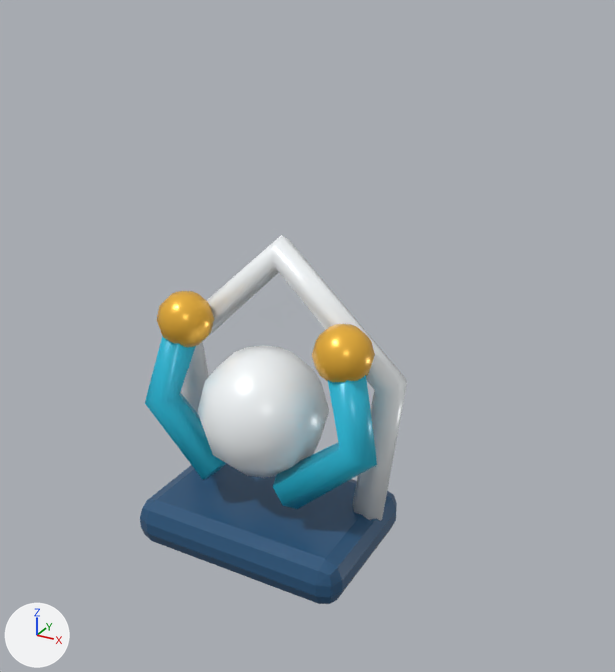
An edit to the Blender file art/catalog/pearl_diver/pearl_diver.blend, drawn before and after from the same camera.
One viewpoint serves both versions: a 50 mm lens placed at (1.94, -3.13, 2.75), pointed at (0.19, 0.06, 1.15). Arrows for +X, +Y and +Z are at lower left; the lights stay in place. The picture after the commit comes second.

Names of what the first picture shows: 'pearl_diver__DiverClaw_teal_05', 'pearl_diver__DiverClaw_teal_06', 'pearl_diver__DiverPearl_pearl_03', 'pearl_diver__Fixed_dark_01', 'pearl_diver__Fixed_gold_02', 'pearl_diver__Fixed_pearl_04'.
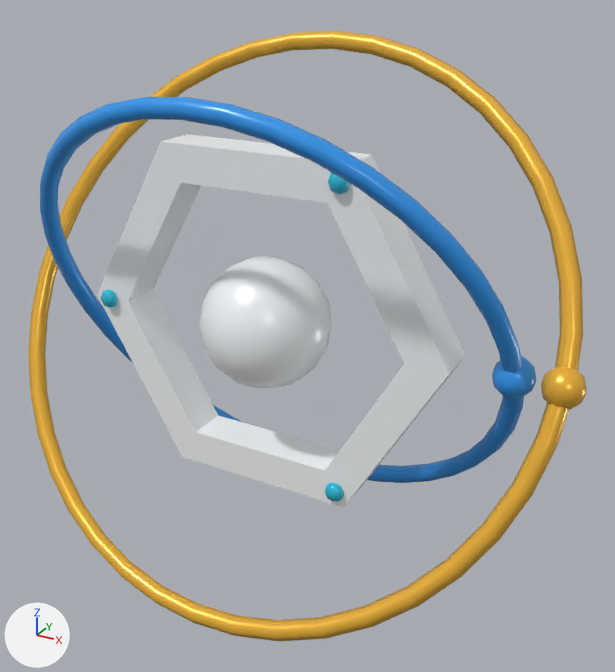
Changed parts and their boxes (x1, y1, x2, y2) in the pictures (615 x 672 px):
'pearl_diver__HexRing_pearl_04', added
    after: (97, 134, 466, 507)
'pearl_diver__OrbitGold_gold_02', added
    after: (28, 31, 587, 641)
'pearl_diver__DiverPearl_pearl_03', moved
    before: (197, 345, 329, 478)
    after: (199, 256, 332, 388)
'pearl_diver__OrbitBlue_blue_01', added
    after: (40, 97, 536, 483)
'pearl_diver__Fixed_dark_01', deleted (blue)
    before: (140, 463, 397, 604)
'pearl_diver__Fixed_pearl_04', deleted
    before: (181, 235, 407, 521)
'pearl_diver__DiverClaw_teal_06', deleted (cyan)
    before: (273, 375, 377, 509)
'pearl_diver__Fixed_gold_02', deleted (orange)
    before: (157, 291, 375, 382)
'pearl_diver__DiverClaw_teal_05', deleted (cyan)
    before: (145, 336, 226, 480)
'pearl_diver__HexRing_teal_05', added
    after: (101, 172, 350, 502)

Diff of the bpy script that builds the scene:
```diff
--- a/art/catalog/pearl_diver/pearl_diver.blend.py
+++ b/art/catalog/pearl_diver/pearl_diver.blend.py
@@ ob_pearl_diver__fixed_dark_01 @@
-ob_pearl_diver__fixed_dark_01 = bpy.data.objects.new('pearl_diver__Fixed_dark_01', me_pearl_diver__fixed_dark_01)
@@ ob_pearl_diver__fixed_pearl_04 @@
-ob_pearl_diver__fixed_pearl_04 = bpy.data.objects.new('pearl_diver__Fixed_pearl_04', me_pearl_diver__fixed_pearl_04)
@@ ob_pearl_diver__diverpearl_pearl_03 @@
 ob_pearl_diver__diverpearl_pearl_03 = bpy.data.objects.new('pearl_diver__DiverPearl_pearl_03', me_pearl_diver__diverpearl_pearl_03)
-ob_pearl_diver__diverpearl_pearl_03.location = (0.0, -0.04, 0.75)
+ob_pearl_diver__diverpearl_pearl_03.location = (0.0, 0.0, 1.2)
@@ ob_pearl_diver__diverclaw_teal_05 @@
-ob_pearl_diver__diverclaw_teal_05 = bpy.data.objects.new('pearl_diver__DiverClaw_teal_05', me_pearl_diver__diverclaw_teal_05)
@@ ob_pearl_diver__fixed_gold_02 @@
-ob_pearl_diver__fixed_gold_02 = bpy.data.objects.new('pearl_diver__Fixed_gold_02', me_pearl_diver__fixed_gold_02)
@@ ob_pearl_diver__diverclaw_teal_06 @@
-ob_pearl_diver__diverclaw_teal_06 = bpy.data.objects.new('pearl_diver__DiverClaw_teal_06', me_pearl_diver__diverclaw_teal_06)
@@ ob_pearl_diver__hexring_teal_05 @@
+ob_pearl_diver__hexring_teal_05 = bpy.data.objects.new('pearl_diver__HexRing_teal_05', me_pearl_diver__hexring_teal_05)  # 78 vertices, 144 faces; spans x -0.69..0.69, y -0.03..0.03, z -0.79..0.79; in mat_teal (cyan #27bddc)
+ob_pearl_diver__hexring_teal_05.location = (-0.212, -0.11, 1.2)
@@ ob_pearl_diver__orbitgold_gold_02 @@
+ob_pearl_diver__orbitgold_gold_02 = bpy.data.objects.new('pearl_diver__OrbitGold_gold_02', me_pearl_diver__orbitgold_gold_02)  # 302 vertices, 600 faces; spans x -1.45..1.45, y -0.71..0.71, z -1.25..1.25; in mat_gold (orange #f9bd3f)
+ob_pearl_diver__orbitgold_gold_02.location = (0.022, 0.0, 1.2)
@@ ob_pearl_diver__orbitblue_blue_01 @@
+ob_pearl_diver__orbitblue_blue_01 = bpy.data.objects.new('pearl_diver__OrbitBlue_blue_01', me_pearl_diver__orbitblue_blue_01)  # 302 vertices, 600 faces; spans x -1.25..1.25, y -0.58..0.58, z -1.09..1.09; in mat_blue (blue #3099ef)
+ob_pearl_diver__orbitblue_blue_01.location = (0.022, 0.0, 1.2)
@@ ob_pearl_diver__hexring_pearl_04 @@
+ob_pearl_diver__hexring_pearl_04 = bpy.data.objects.new('pearl_diver__HexRing_pearl_04', me_pearl_diver__hexring_pearl_04)  # 24 vertices, 48 faces; spans x -0.94..0.94, y -0.1..0.1, z -0.81..0.81; in mat_pearl (white #f9fdff)
+ob_pearl_diver__hexring_pearl_04.location = (0.0, 0.0, 1.2)
```
